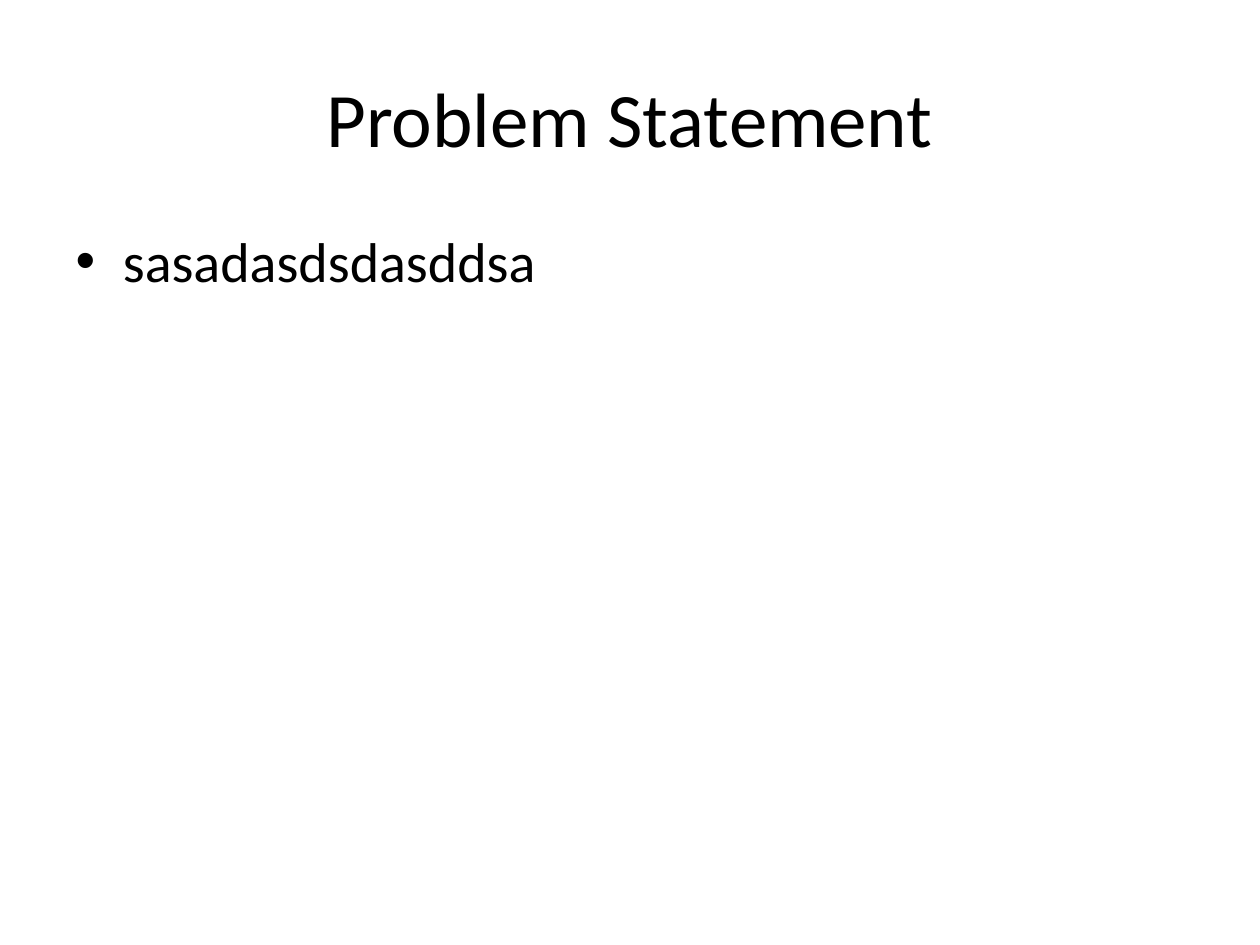
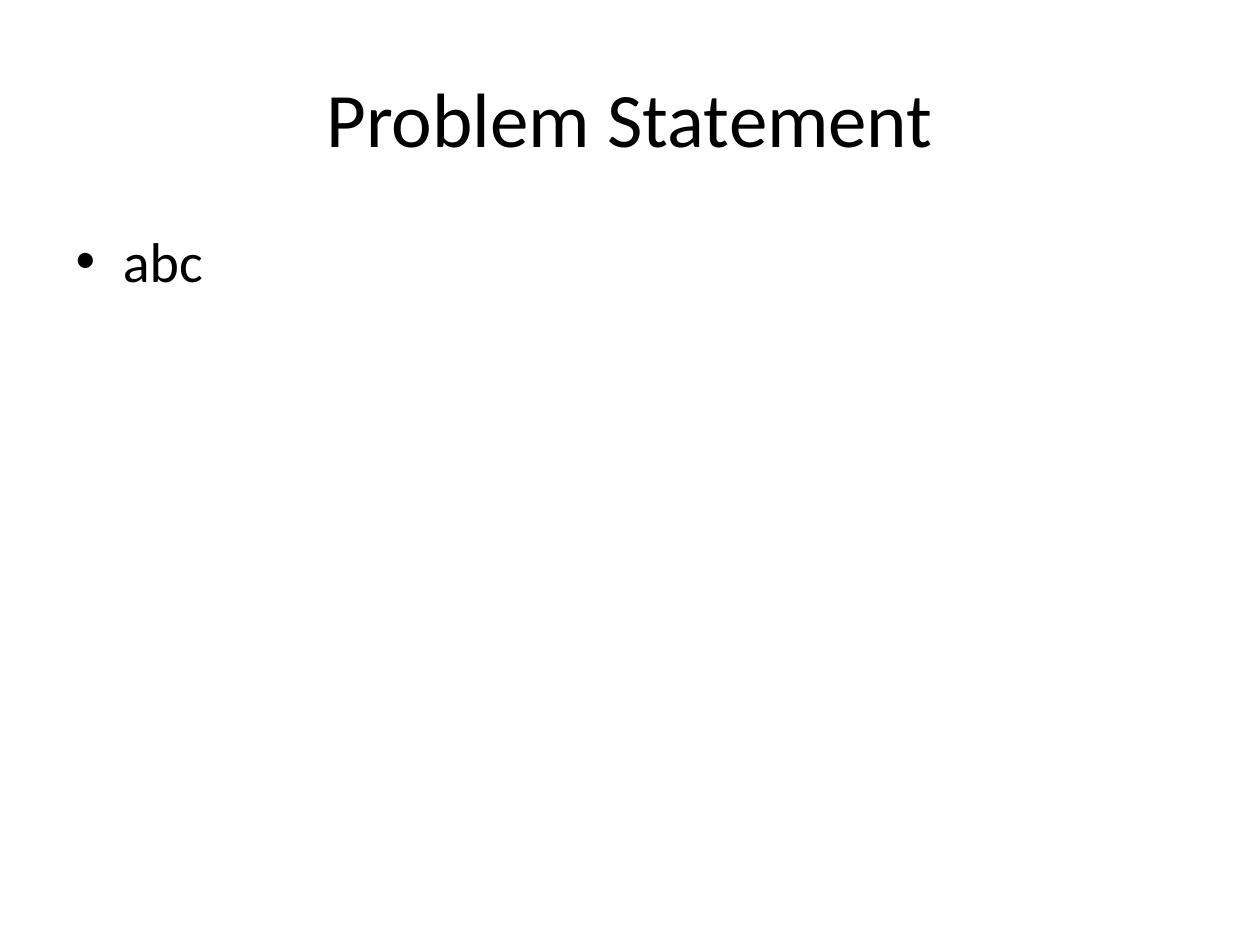
Before and after one commit to Chikitsa/PPT-Maker, a slide deck: slide 2 of sahil.pptx. Drawn at 1260x945 pixels with LibreOffice and Linux fonts; fonts in the diff are those of the drawing. Boxes give left, top, right and bottom in pixels: in the first picture for what was removed or moved away, otherwise in the second. Text is boxed around its words. In the diff, an @@ line names an element or a change of style, - is before the commit and + after.

```diff
--- a/sahil.pptx
+++ b/sahil.pptx
@@ text at (123,243,203,283): text changed @@
-• sasadasdsdasddsa
+• abc
```
Also in this commit, not shown: 3 other slides changed, 2 slides added, 1 slide removed, 13 other files.
